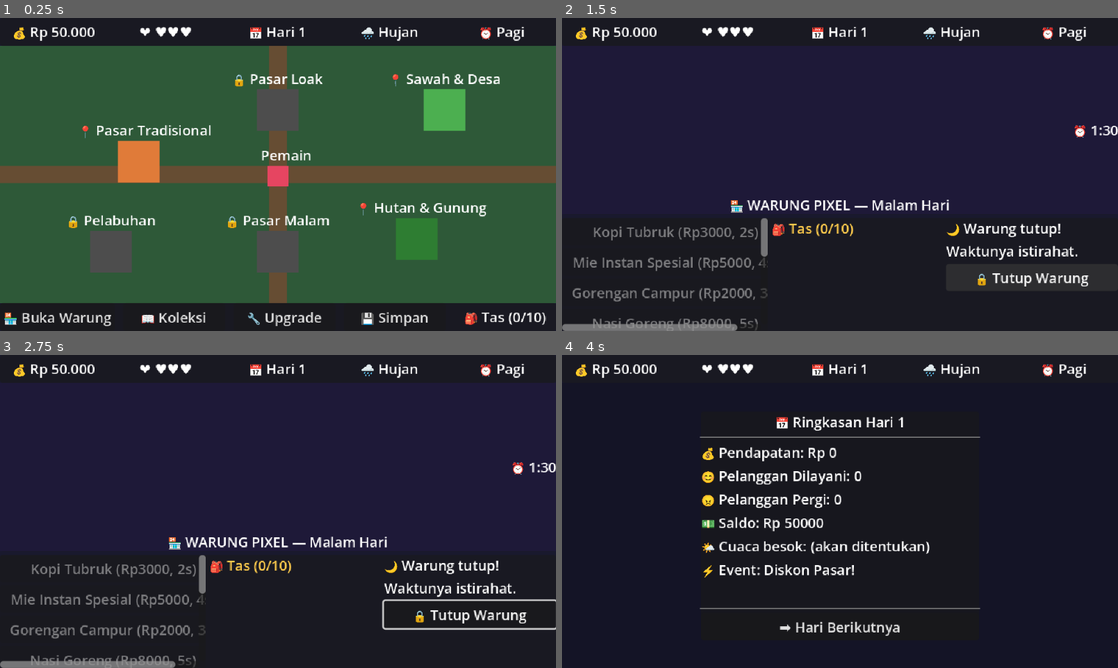
Above: before the commit, frames 1-4 (two rows, left to right).
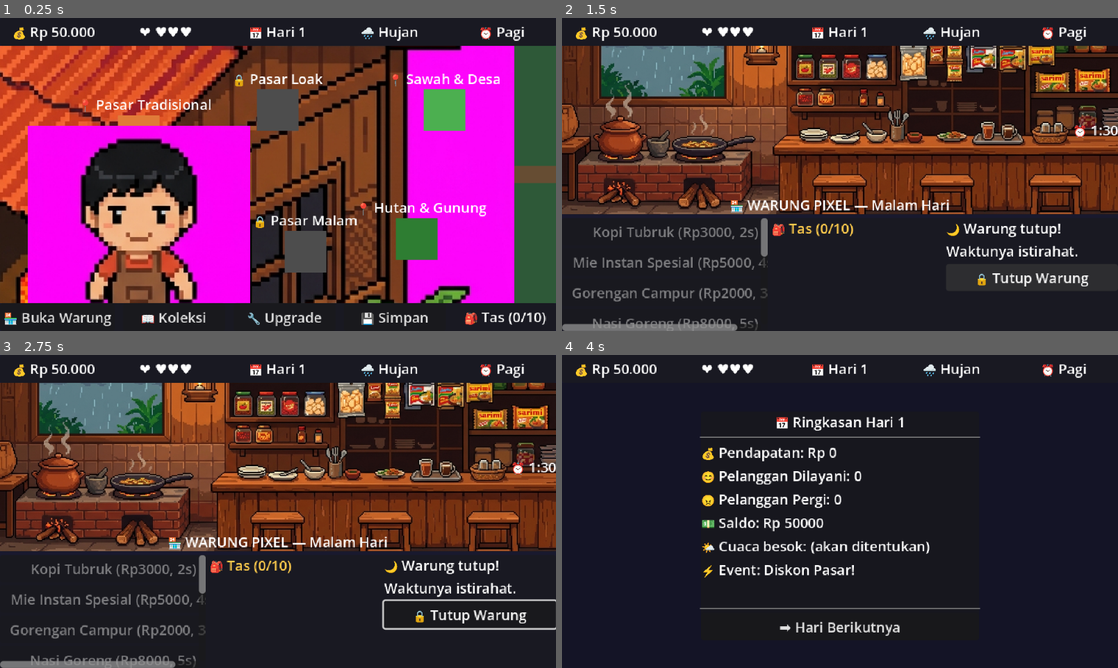
Above: after the commit, the same moments.

Repository: Grace488/Waroeng-Game
Game: Godot game, scene res://scenes/main.tscn
Two runs of this game, one before a commit and one after it. Both use one fixed random seed, a clock stepped at 60 frames per second and the inputs below.
Inputs (mouse positions are in pixels of both pictures, inside the frame that each line leads up to):
- Up to frame 1 (0.25 s): no input
- Up to frame 2 (1.5 s): click "🏪 Buka Warung" at 0.5 s; click "🔒 Tutup Warung" at 1.25 s
- Up to frame 3 (2.75 s): tap Enter (ui_accept) at 2, 2.27 s; move the mouse to (400, 495) at 2.02 s; hold Right (ui_right) from 2.03 s (still down); click (400, 495) at 2.17 s
- Up to frame 4 (4 s): tap Enter (ui_accept) at 2.75, 3.02 s; move the mouse to (728, 527) at 2.77 s; release Right (ui_right) at 2.78 s; hold Down (ui_down) 2.78-3.53 s; click (728, 527) at 2.92 s; move the mouse to (895, 442) at 3.52 s; hold Right (ui_right) from 3.53 s (still down); click (895, 442) at 3.67 s

The runs differ from the first frame. In frame 1, 72% of the frame differs, in the area x 0-93%, y 8-92%; in frame 2, 53%; in frame 3, 53%; in frame 4, nothing differs.

Commit message:
Pasang sprite pemain dan warung

Diff:
--- a/scenes/stall/stall.gd
+++ b/scenes/stall/stall.gd
@@ -54,6 +54,26 @@
 	# Hubungkan signal inventori
 	GameData.inventori_berubah.connect(_update_inventori)
 	GameData.inventori_berubah.connect(_update_menu)
+
+	# Cek sprite background warung
+	if ResourceLoader.exists("res://assets/sprites/warung_interior.png"):
+		var tex = load("res://assets/sprites/warung_interior.png")
+		var trect = TextureRect.new()
+		trect.texture = tex
+		trect.expand_mode = TextureRect.EXPAND_IGNORE_SIZE
+		trect.stretch_mode = TextureRect.STRETCH_KEEP_ASPECT_COVERED
+		trect.set_anchors_preset(Control.PRESET_FULL_RECT)
+		trect.texture_filter = CanvasItem.TEXTURE_FILTER_NEAREST
+
+		# Sembunyikan warna solid lama
+		var bg_warung = $VBox/AreaWarung/BGWarung
+		if bg_warung:
+			bg_warung.hide()
+
+		$VBox/AreaWarung.add_child(trect)
+		$VBox/AreaWarung.move_child(trect, 0)
+	else:
+		print("WARNING: Sprite interior warung tidak ditemukan! Menggunakan latar warna solid.")
 
 	# Progress masak awalnya tersembunyi
 	progress_masak.visible = false
--- a/scenes/world_map/player_map.gd
+++ b/scenes/world_map/player_map.gd
@@ -4,14 +4,59 @@
 
 const SPEED = 180.0
 
-func _physics_process(_delta: float) -> void:
-	# Ambil input gerakan (WASD atau Panah)
-	var direction := Input.get_vector("ui_left", "ui_right", "ui_up", "ui_down")
+@onready var anim_player: AnimationPlayer = $AnimationPlayer
+@onready var sprite: Sprite2D = $Sprite2D
 
-	if direction:
-		velocity = direction * SPEED
+var tween: Tween
+var is_moving: bool = false
+var facing: String = "down"
+
+func _ready() -> void:
+	# Cek apakah sprite ada, jika tidak beri warning
+	if not ResourceLoader.exists("res://assets/sprites/player_sheet.png"):
+		print("WARNING: Sprite pemain tidak ditemukan! Menggunakan kotak merah sebagai fallback.")
+		var fallback_rect = ColorRect.new()
+		fallback_rect.size = Vector2(24, 24)
+		fallback_rect.position = Vector2(-12, -12)
+		fallback_rect.color = Color.RED
+		add_child(fallback_rect)
+		sprite.hide()
 	else:
-		velocity = Vector2.ZERO
+		_update_animation()
 
-	# Gerakkan karakter
-	move_and_slide()
+func pindah_ke(target: Vector2) -> void:
+	if tween and tween.is_running():
+		tween.kill()
+
+	var dist = global_position.distance_to(target)
+	if dist < 5.0:
+		return
+
+	var dur = dist / SPEED
+
+	# Tentukan arah (facing)
+	var dir = global_position.direction_to(target)
+	if abs(dir.x) > abs(dir.y):
+		facing = "right" if dir.x > 0 else "left"
+	else:
+		facing = "down" if dir.y > 0 else "up"
+
+	is_moving = true
+	_update_animation()
+
+	tween = create_tween()
+	tween.tween_property(self, "global_position", target, dur)
+	tween.finished.connect(_on_tween_selesai)
+
+func _on_tween_selesai() -> void:
+	is_moving = false
+	_update_animation()
+
+func _update_animation() -> void:
+	if not anim_player.has_animation("walk_" + facing):
+		return
+
+	if is_moving:
+		anim_player.play("walk_" + facing)
+	else:
+		anim_player.play("idle_" + facing)
--- a/scenes/world_map/player_map.tscn
+++ b/scenes/world_map/player_map.tscn
@@ -1,24 +1,178 @@
-[gd_scene load_steps=3 format=3]
+[gd_scene load_steps=12 format=3]
 
 [ext_resource type="Script" path="res://scenes/world_map/player_map.gd" id="1"]
+[ext_resource type="Texture2D" path="res://assets/sprites/player_sheet.png" id="2"]
 
 [sub_resource type="RectangleShape2D" id="RectangleShape2D_player"]
 size = Vector2(24, 24)
 
+[sub_resource type="Animation" id="Animation_idle_down"]
+resource_name = "idle_down"
+length = 0.1
+tracks/0/type = "value"
+tracks/0/imported = false
+tracks/0/enabled = true
+tracks/0/path = NodePath("Sprite2D:frame")
+tracks/0/interp = 1
+tracks/0/loop_wrap = true
+tracks/0/keys = {
+"times": PackedFloat32Array(0),
+"transitions": PackedFloat32Array(1),
+"update": 1,
+"values": [0]
+}
+
+[sub_resource type="Animation" id="Animation_idle_left"]
+resource_name = "idle_left"
+length = 0.1
+tracks/0/type = "value"
+tracks/0/imported = false
+tracks/0/enabled = true
+tracks/0/path = NodePath("Sprite2D:frame")
+tracks/0/interp = 1
+tracks/0/loop_wrap = true
+tracks/0/keys = {
+"times": PackedFloat32Array(0),
+"transitions": PackedFloat32Array(1),
+"update": 1,
+"values": [4]
+}
+
+[sub_resource type="Animation" id="Animation_idle_right"]
+resource_name = "idle_right"
+length = 0.1
+tracks/0/type = "value"
+tracks/0/imported = false
+tracks/0/enabled = true
+tracks/0/path = NodePath("Sprite2D:frame")
+tracks/0/interp = 1
+tracks/0/loop_wrap = true
+tracks/0/keys = {
+"times": PackedFloat32Array(0),
+"transitions": PackedFloat32Array(1),
+"update": 1,
+"values": [8]
+}
+
+[sub_resource type="Animation" id="Animation_idle_up"]
+resource_name = "idle_up"
+length = 0.1
+tracks/0/type = "value"
+tracks/0/imported = false
+tracks/0/enabled = true
+tracks/0/path = NodePath("Sprite2D:frame")
+tracks/0/interp = 1
+tracks/0/loop_wrap = true
+tracks/0/keys = {
+"times": PackedFloat32Array(0),
+"transitions": PackedFloat32Array(1),
+"update": 1,
+"values": [12]
+}
+
+[sub_resource type="Animation" id="Animation_walk_down"]
+resource_name = "walk_down"
+length = 0.5
+loop_mode = 1
+step = 0.125
+tracks/0/type = "value"
+tracks/0/imported = false
+tracks/0/enabled = true
+tracks/0/path = NodePath("Sprite2D:frame")
+tracks/0/interp = 1
+tracks/0/loop_wrap = true
+tracks/0/keys = {
+"times": PackedFloat32Array(0, 0.125, 0.25, 0.375),
+"transitions": PackedFloat32Array(1, 1, 1, 1),
+"update": 1,
+"values": [0, 1, 2, 3]
+}
+
+[sub_resource type="Animation" id="Animation_walk_left"]
+resource_name = "walk_left"
+length = 0.5
+loop_mode = 1
+step = 0.125
+tracks/0/type = "value"
+tracks/0/imported = false
+tracks/0/enabled = true
+tracks/0/path = NodePath("Sprite2D:frame")
+tracks/0/interp = 1
+tracks/0/loop_wrap = true
+tracks/0/keys = {
+"times": PackedFloat32Array(0, 0.125, 0.25, 0.375),
+"transitions": PackedFloat32Array(1, 1, 1, 1),
+"update": 1,
+"values": [4, 5, 6, 7]
+}
+
+[sub_resource type="Animation" id="Animation_walk_right"]
+resource_name = "walk_right"
+length = 0.5
+loop_mode = 1
+step = 0.125
+tracks/0/type = "value"
+tracks/0/imported = false
+tracks/0/enabled = true
+tracks/0/path = NodePath("Sprite2D:frame")
+tracks/0/interp = 1
+tracks/0/loop_wrap = true
+tracks/0/keys = {
+"times": PackedFloat32Array(0, 0.125, 0.25, 0.375),
+"transitions": PackedFloat32Array(1, 1, 1, 1),
+"update": 1,
+"values": [8, 9, 10, 11]
+}
+
+[sub_resource type="Animation" id="Animation_walk_up"]
+resource_name = "walk_up"
+length = 0.5
+loop_mode = 1
+step = 0.125
+tracks/0/type = "value"
+tracks/0/imported = false
+tracks/0/enabled = true
+tracks/0/path = NodePath("Sprite2D:frame")
+tracks/0/interp = 1
+tracks/0/loop_wrap = true
+tracks/0/keys = {
+"times": PackedFloat32Array(0, 0.125, 0.25, 0.375),
+"transitions": PackedFloat32Array(1, 1, 1, 1),
+"update": 1,
+"values": [12, 13, 14, 15]
+}
+
+[sub_resource type="AnimationLibrary" id="AnimationLibrary_player"]
+_data = {
+"idle_down": SubResource("Animation_idle_down"),
+"idle_left": SubResource("Animation_idle_left"),
+"idle_right": SubResource("Animation_idle_right"),
+"idle_up": SubResource("Animation_idle_up"),
+"walk_down": SubResource("Animation_walk_down"),
+"walk_left": SubResource("Animation_walk_left"),
+"walk_right": SubResource("Animation_walk_right"),
+"walk_up": SubResource("Animation_walk_up")
+}
+
 [node name="PlayerMap" type="CharacterBody2D"]
 script = ExtResource("1")
 
-[node name="ColorBox" type="ColorRect" parent="."]
-offset_left = -12.0
-offset_top = -12.0
-offset_right = 12.0
-offset_bottom = 12.0
-color = Color(0.9, 0.27, 0.38, 1)
+[node name="Sprite2D" type="Sprite2D" parent="."]
+texture_filter = 1
+texture = ExtResource("2")
+hframes = 4
+vframes = 4
 
 [node name="CollisionShape2D" type="CollisionShape2D" parent="."]
 shape = SubResource("RectangleShape2D_player")
 
+[node name="AnimationPlayer" type="AnimationPlayer" parent="."]
+libraries = {
+"": SubResource("AnimationLibrary_player")
+}
+
 [node name="Label" type="Label" parent="."]
+visible = false
 offset_left = -20.0
 offset_top = -36.0
 offset_right = 20.0
--- a/scenes/world_map/world_map.gd
+++ b/scenes/world_map/world_map.gd
@@ -18,12 +18,24 @@
 @onready var player: CharacterBody2D = $VBox/MapArea/PlayerMap
 @onready var panel_interaksi: PanelContainer = $PanelInteraksi
 @onready var label_interaksi: Label = $PanelInteraksi/LabelInteraksi
+@onready var warung_building: Area2D = $VBox/MapArea/WarungBuilding
 
 var lokasi_aktif: String = ""
 var scene_location_point: PackedScene = preload("res://scenes/world_map/location_point.tscn")
 
 
 func _ready() -> void:
+	# Cek apakah sprite warung ada
+	if not ResourceLoader.exists("res://assets/sprites/warung_building.png"):
+		print("WARNING: Sprite bangunan warung tidak ditemukan! Menggunakan fallback.")
+		var sprite = warung_building.get_node("Sprite2D")
+		if sprite: sprite.hide()
+		var fallback_rect = ColorRect.new()
+		fallback_rect.size = Vector2(96, 96)
+		fallback_rect.position = Vector2(-48, -48)
+		fallback_rect.color = Color.BROWN
+		warung_building.add_child(fallback_rect)
+
 	# Sembunyikan panel interaksi di awal
 	panel_interaksi.hide()
 
@@ -33,11 +45,27 @@
 	btn_upgrade.pressed.connect(func(): buka_upgrade.emit())
 	btn_save.pressed.connect(func(): SaveManager.simpan_game())
 
+	# Setup klik map area untuk player movement
+	map_area.gui_input.connect(_on_map_area_gui_input)
+
+	# Setup klik warung building
+	warung_building.input_event.connect(_on_warung_input_event)
+
 	# Hubungkan signal
 	GameData.inventori_berubah.connect(_update_inventori)
 
 	_spawn_lokasi()
 	_update_inventori()
+
+
+func _on_map_area_gui_input(event: InputEvent) -> void:
+	if event is InputEventMouseButton and event.button_index == MOUSE_BUTTON_LEFT and event.pressed:
+		player.pindah_ke(event.position)
+
+
+func _on_warung_input_event(_viewport: Node, event: InputEvent, _shape_idx: int) -> void:
+	if event is InputEventMouseButton and event.button_index == MOUSE_BUTTON_LEFT and event.pressed:
+		buka_warung.emit()
 
 
 func _process(_delta: float) -> void:
@@ -59,12 +87,13 @@
 	if size.x == 0: size = Vector2(640, 296) # Fallback
 
 	# Posisi berdasarkan persentase agar responsif
+	# Atur posisi agar tidak bertabrakan dengan WarungBuilding di (80, 220)
 	var pos_persen = {
-		"pasar": Vector2(0.25, 0.45),
+		"pasar": Vector2(0.25, 0.35),
 		"sawah": Vector2(0.8, 0.25),
 		"hutan": Vector2(0.75, 0.75),
-		"pelabuhan": Vector2(0.2, 0.8),
-		"pasar_malam": Vector2(0.5, 0.8),
+		"pelabuhan": Vector2(0.35, 0.8),
+		"pasar_malam": Vector2(0.55, 0.8),
 		"pasar_loak": Vector2(0.5, 0.25)
 	}
 
--- a/scenes/world_map/world_map.tscn
+++ b/scenes/world_map/world_map.tscn
@@ -1,7 +1,11 @@
-[gd_scene load_steps=3 format=3]
+[gd_scene load_steps=5 format=3]
 
 [ext_resource type="Script" path="res://scenes/world_map/world_map.gd" id="1"]
 [ext_resource type="PackedScene" path="res://scenes/world_map/player_map.tscn" id="2"]
+[ext_resource type="Texture2D" path="res://assets/sprites/warung_building.png" id="3"]
+
+[sub_resource type="RectangleShape2D" id="RectangleShape2D_warung"]
+size = Vector2(96, 96)
 
 [node name="WorldMap" type="Control"]
 layout_mode = 3
@@ -34,6 +38,7 @@
 layout_mode = 2
 size_flags_vertical = 3
 clip_contents = true
+mouse_filter = 0
 
 [node name="MapBG" type="ColorRect" parent="VBox/MapArea"]
 layout_mode = 1
@@ -43,6 +48,7 @@
 grow_horizontal = 2
 grow_vertical = 2
 color = Color(0.18, 0.35, 0.22, 1)
+mouse_filter = 2
 
 [node name="Jalan1" type="ColorRect" parent="VBox/MapArea"]
 layout_mode = 1
@@ -55,6 +61,7 @@
 grow_horizontal = 2
 grow_vertical = 2
 color = Color(0.4, 0.3, 0.2, 1)
+mouse_filter = 2
 
 [node name="Jalan2" type="ColorRect" parent="VBox/MapArea"]
 layout_mode = 1
@@ -67,11 +74,30 @@
 grow_horizontal = 2
 grow_vertical = 2
 color = Color(0.4, 0.3, 0.2, 1)
+mouse_filter = 2
+
+[node name="WarungBuilding" type="Area2D" parent="VBox/MapArea"]
+position = Vector2(80, 220)
+
+[node name="Sprite2D" type="Sprite2D" parent="VBox/MapArea/WarungBuilding"]
+texture_filter = 1
+texture = ExtResource("3")
+
+[node name="CollisionShape2D" type="CollisionShape2D" parent="VBox/MapArea/WarungBuilding"]
+shape = SubResource("RectangleShape2D_warung")
+
+[node name="Label" type="Label" parent="VBox/MapArea/WarungBuilding"]
+offset_left = -40.0
+offset_top = 40.0
+offset_right = 40.0
+offset_bottom = 63.0
+text = "🏠 Warung"
+horizontal_alignment = 1
 
 [node name="Locations" type="Node2D" parent="VBox/MapArea"]
 
 [node name="PlayerMap" parent="VBox/MapArea" instance=ExtResource("2")]
-position = Vector2(320, 150)
+position = Vector2(160, 220)
 
 [node name="BottomBar" type="PanelContainer" parent="VBox"]
 custom_minimum_size = Vector2(0, 32)
